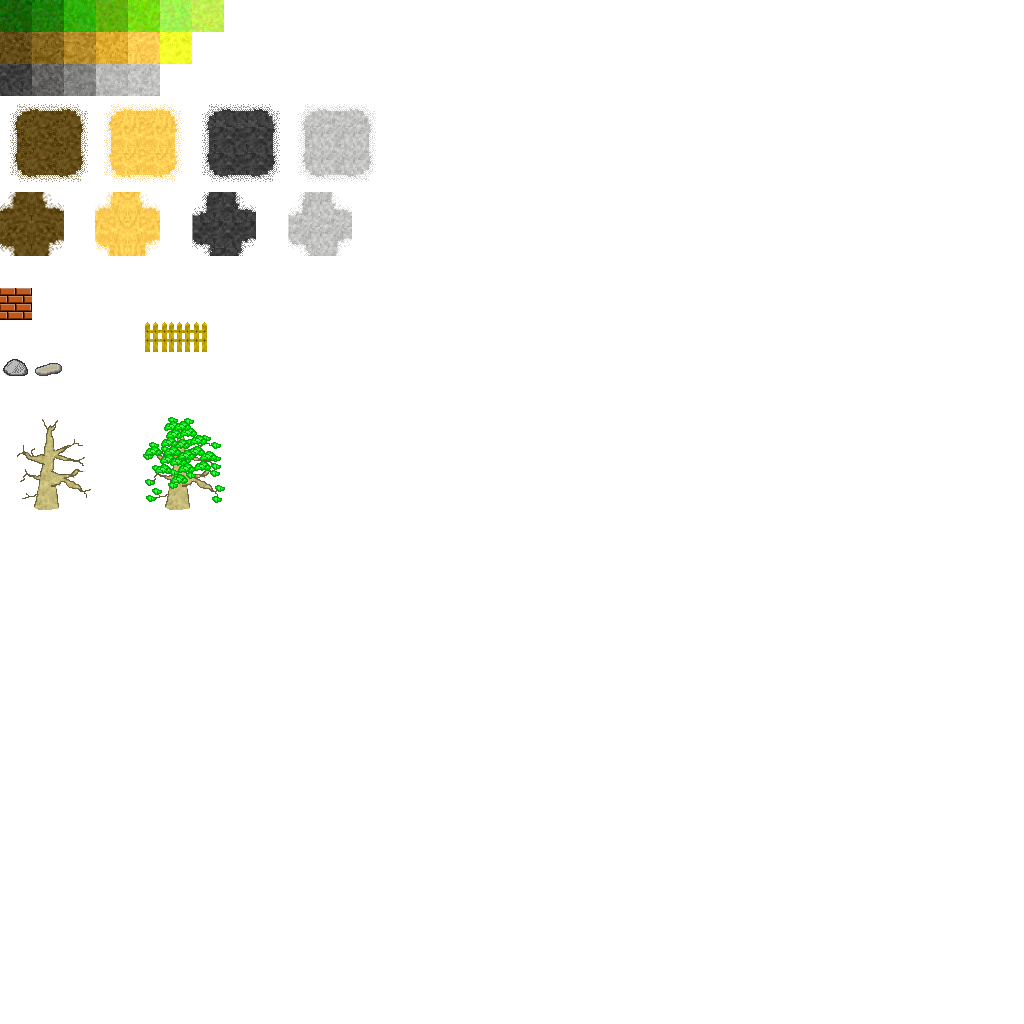
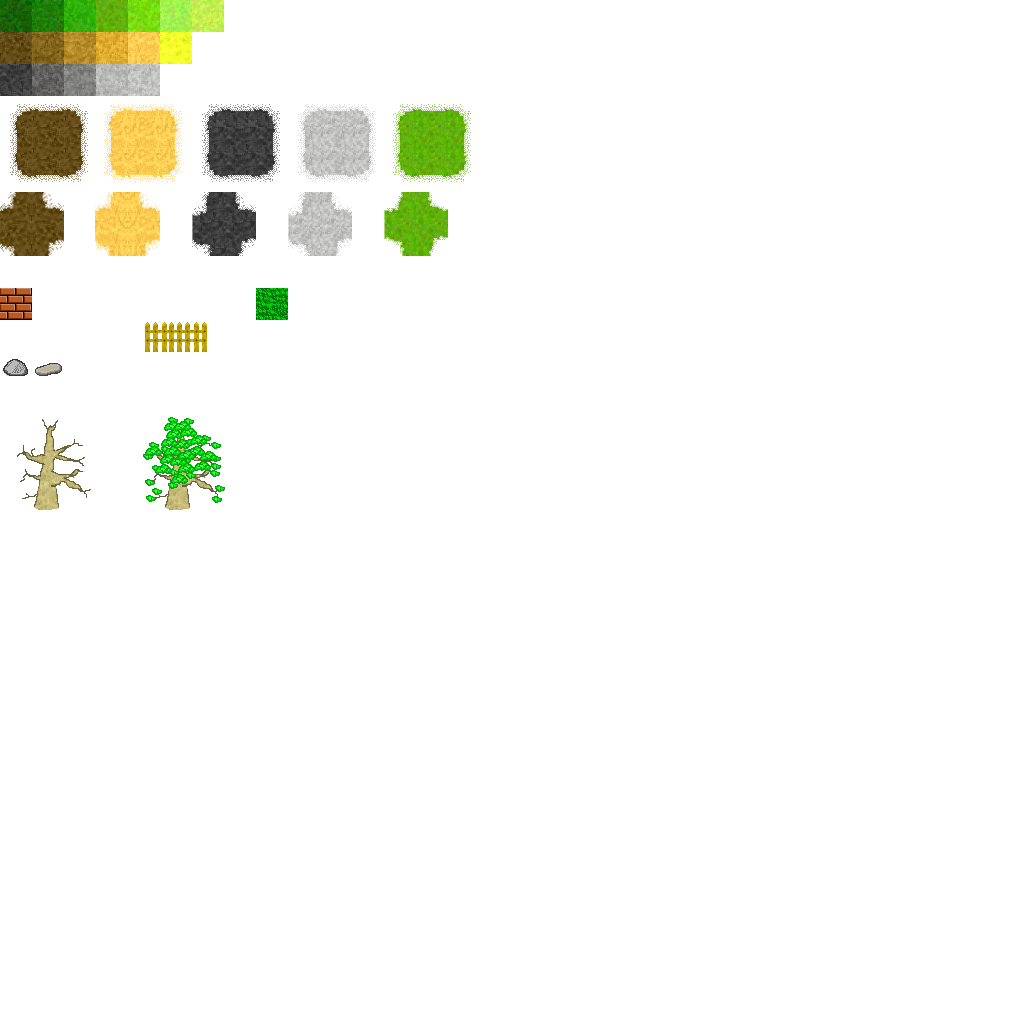
Before/after of a 1024 × 1024 layered artwork. What changed in the layer stack:
added layer "Layer 9" above "Layer 6" over [256, 288, 288, 320]
added layer "Layer 11" above "Layer 10" over [384, 192, 448, 256]
added layer "Layer 10" above "Grass4" over [393, 104, 471, 182]
